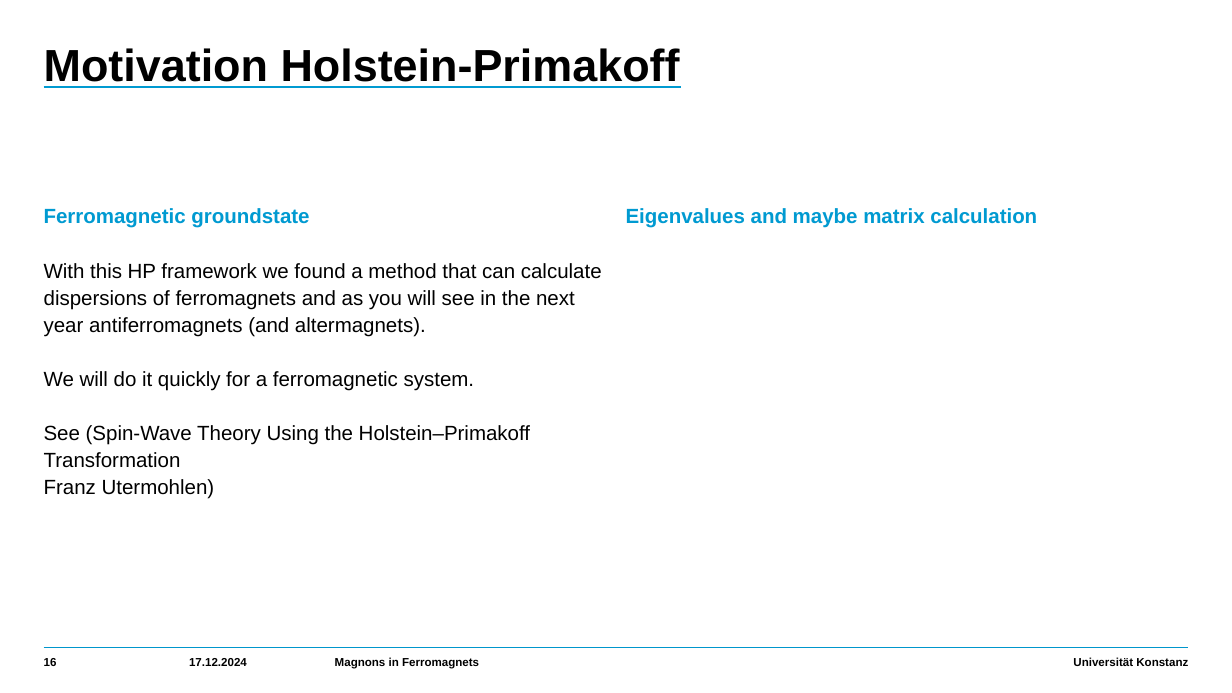
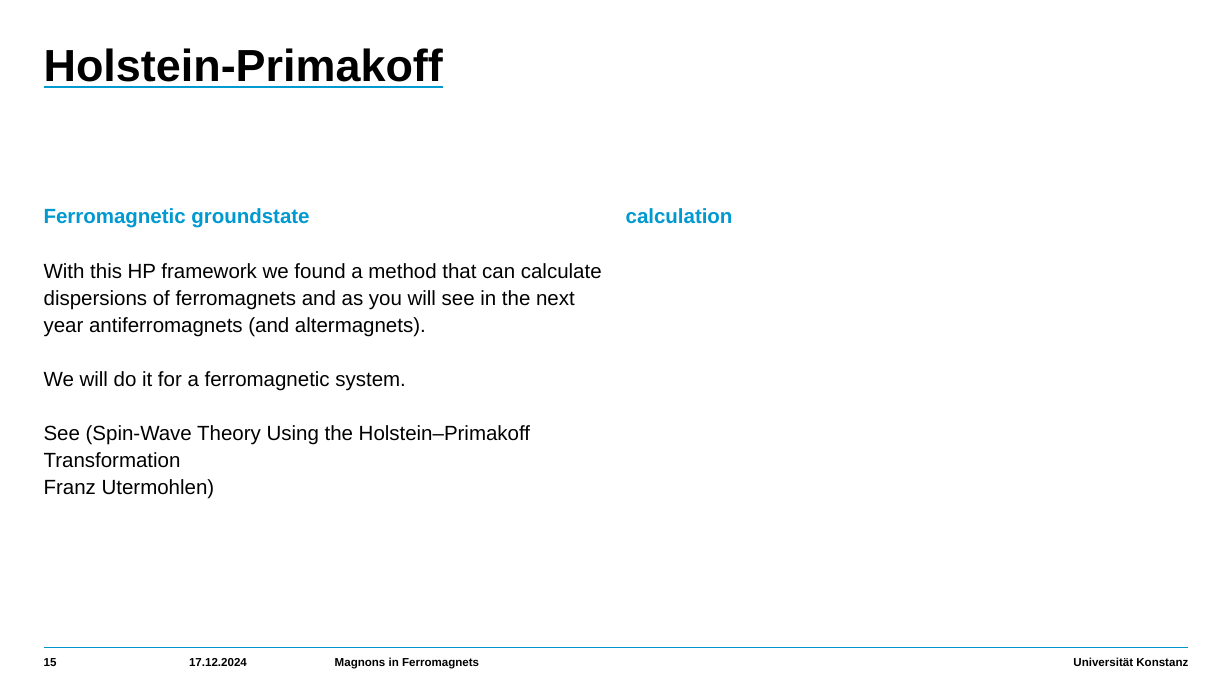
Before and after one commit to HolykingJulex/SeminarSaM, a slide deck: slide 15 of Vortrag.pptx (slide 16 before the commit). Drawn at 1232x693 pixels with LibreOffice and Linux fonts; fonts in the diff are those of the drawing. Boxes give left, top, right and bottom in pixels: in the first picture for what was removed or moved away, otherwise in the second. Text is boxed around its words. In the diff, an @@ line names an element or a change of style, - is before the commit and + after.

Commit message:
minor changes to the slides

```diff
--- a/Vortrag.pptx
+++ b/Vortrag.pptx
@@ title at (x1=44, y1=48, x2=443, y2=88): text changed @@
-Motivation Holstein-Primakoff
+Holstein-Primakoff
@@ text at (x1=626, y1=208, x2=733, y2=224): text changed @@
-Eigenvalues and maybe matrix calculation
+calculation
@@ text at (x1=44, y1=371, x2=406, y2=391): text changed @@
-  We will do it quickly for a ferromagnetic system.
+  We will do it for a ferromagnetic system.
```
Also in this commit, not shown: 12 other slides changed, 1 slide added.
